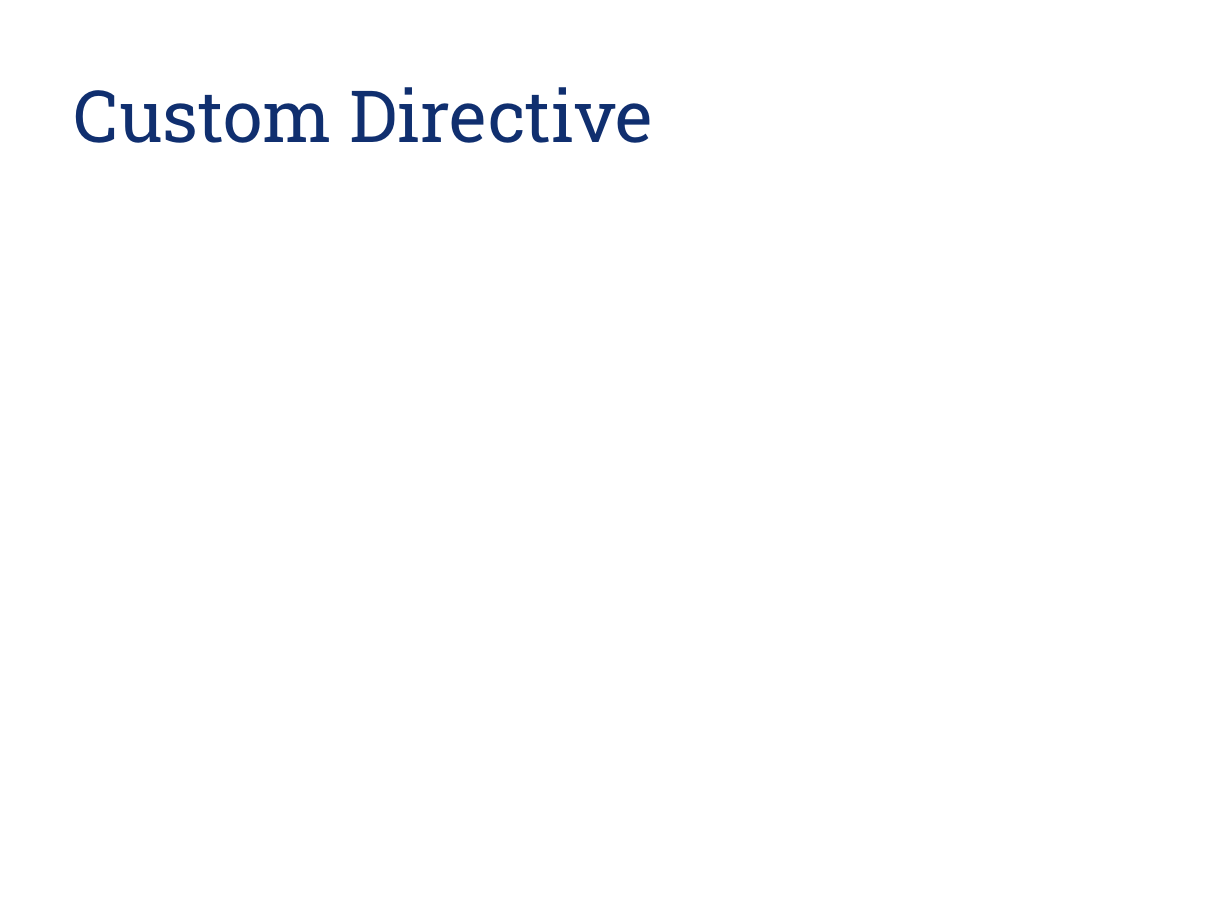
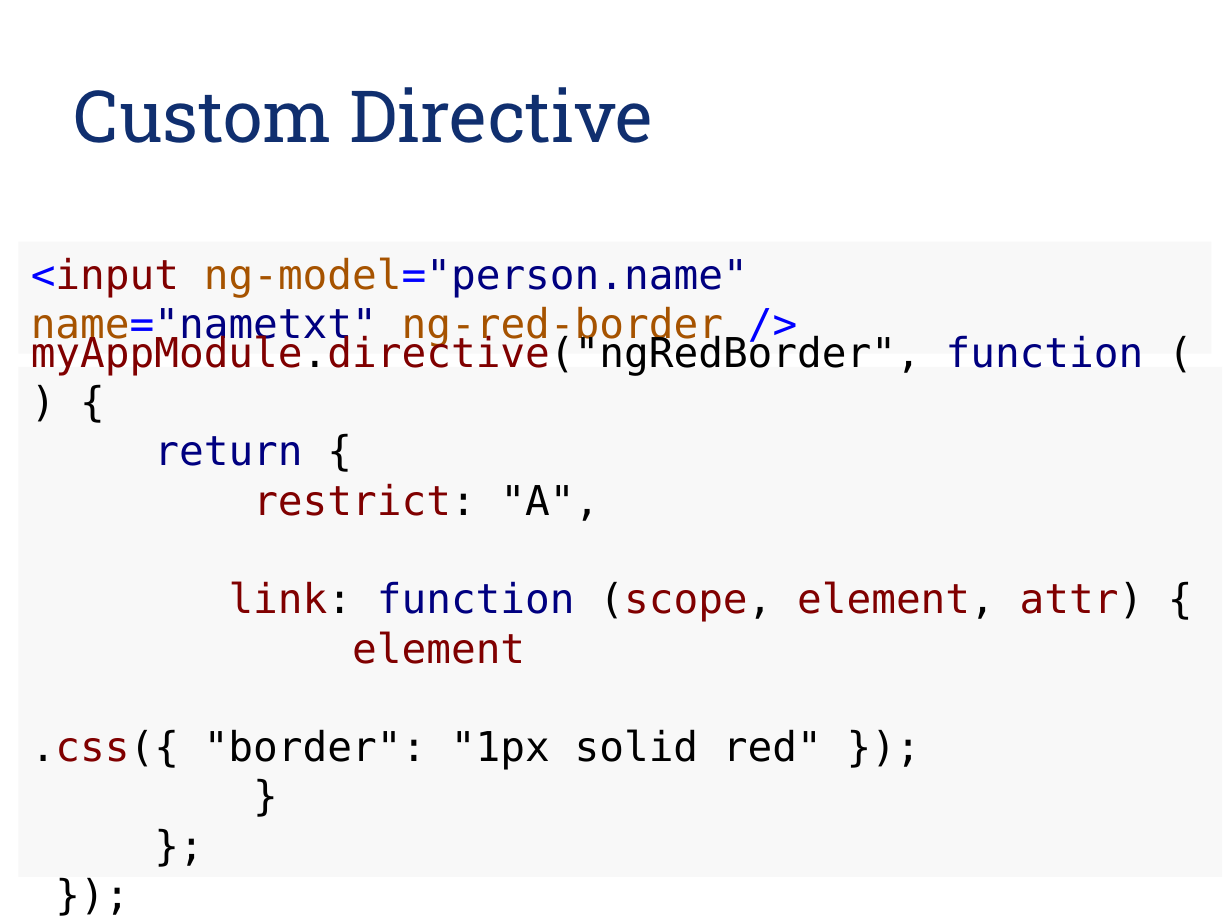
Before and after one commit to codemerlin/talks, a slide deck: slide 16 of barcampdelhi-winter-30Nov2013/Introduction to AngularJS.pptx. Drawn at 1232x924 pixels with LibreOffice and Linux fonts; fonts in the diff are those of the drawing; background and template pictures are left out. Boxes give left, top, right and bottom in pixels: in the first picture for what was removed or moved away, otherwise in the second. Text is boxed around its words. In the diff, an @@ line names an element or a change of style, - is before the commit and + after.

```diff
--- a/barcampdelhi-winter-30Nov2013/Introduction to AngularJS.pptx
+++ b/barcampdelhi-winter-30Nov2013/Introduction to AngularJS.pptx
@@ rectangle added at (x1=18, y1=241, x2=1211, y2=354), fill #F8F8F8, 24 pt, text #A65300 @@
+<input ng-model="person.name"
+name="nametxt" ng-red-border />
@@ rectangle added at (x1=18, y1=367, x2=1222, y2=877), fill #F8F8F8, 24 pt, text #000000 @@
+myAppModule.directive("ngRedBorder", function () {
+return {
+restrict: "A",
+link: function (scope, element, attr) {
+element
+.css({ "border": "1px solid red" });
+}
+};
+});
```
Also in this commit, not shown: 2 other slides changed, 2 other files.
